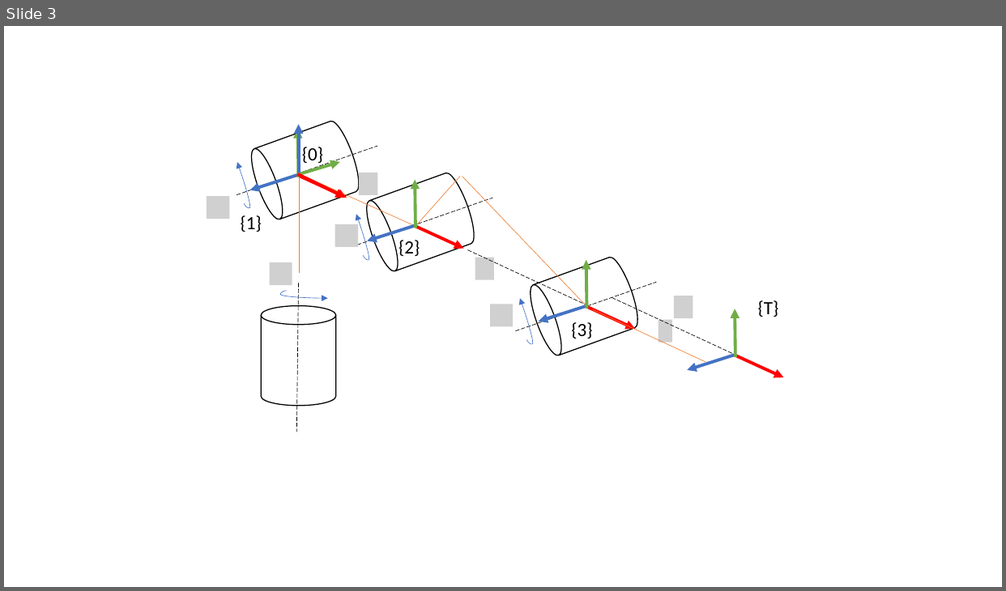
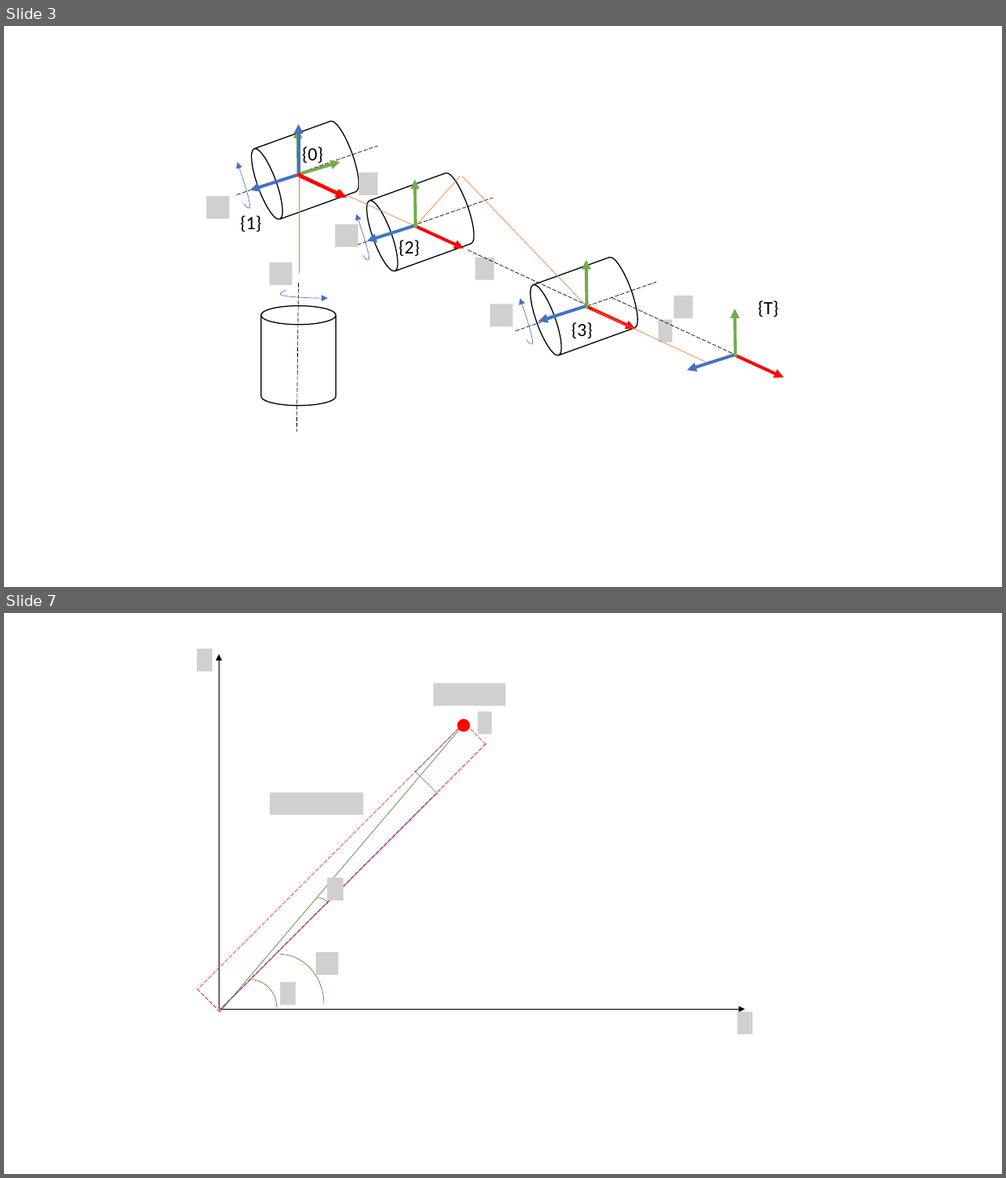
Before and after one commit to fore1806/4R-Manipulator, a slide deck: MATLAB/DIAGRAMA.pptx. Shown one above the other, each under a label of ours: slide 3 before the commit, slides 3 and 7 after it; the slides between them are not shown. The pictures are 1006x591 and 1006x1178 pixels, drawn with LibreOffice and Linux fonts; fonts in the diff are those of the drawing; grey boxes stand for pictures. Boxes give left, top, right and bottom in pixels: in the first picture for what was removed or moved away, otherwise in the second. Text is boxed around its words. In the diff, an @@ line names an element or a change of style, - is before the commit and + after.

```diff
--- a/MATLAB/DIAGRAMA.pptx
+++ b/MATLAB/DIAGRAMA.pptx
@@ slide 7 added at [4,613,1002,1174], background #FFFFFF @@
@@ picture added at [197,649,212,671] @@
@@ arrow added from (219, 1010) to (219, 654), #000000 0.5 pt @@
@@ picture added at [434,683,505,706] @@
@@ line added from (463, 724) to (197, 990), #FF0000 0.5 pt dashed @@
@@ line added from (459, 730) to (220, 1012), #548235 0.5 pt @@
@@ line added from (415, 772) to (463, 724), #4472C4 0.5 pt @@
@@ ellipse added at [458,719,470,731], fill #FF0000, outline #FF0000 1 pt @@
@@ line added from (486, 745) to (463, 722), #FF0000 0.5 pt dashed @@
@@ picture added at [478,712,492,735] @@
@@ line added from (486, 744) to (218, 1012), #FF0000 0.5 pt dashed @@
@@ line added from (438, 795) to (415, 771), #4472C4 0.5 pt @@
@@ line added from (221, 1010) to (437, 794), #4472C4 0.5 pt @@
@@ picture added at [270,793,364,815] @@
@@ picture added at [327,878,344,901] @@
@@ arc (boxed as its full ellipse) added at [306,898,328,911], outline #548235 0.5 pt @@
@@ picture added at [316,952,339,974] @@
@@ arc (boxed as its full ellipse) added at [234,954,324,1054], outline #548235 0.5 pt @@
@@ line added from (220, 1013) to (198, 990), #FF0000 0.5 pt dashed @@
@@ arc (boxed as its full ellipse) added at [224,980,277,1037], outline #548235 0.5 pt @@
@@ picture added at [280,982,296,1004] @@
@@ arrow added from (219, 1010) to (745, 1010), #000000 0.5 pt @@
@@ picture added at [738,1012,752,1034] @@
```
Also in this commit, not shown: 5 other slides added, 2 other files.
